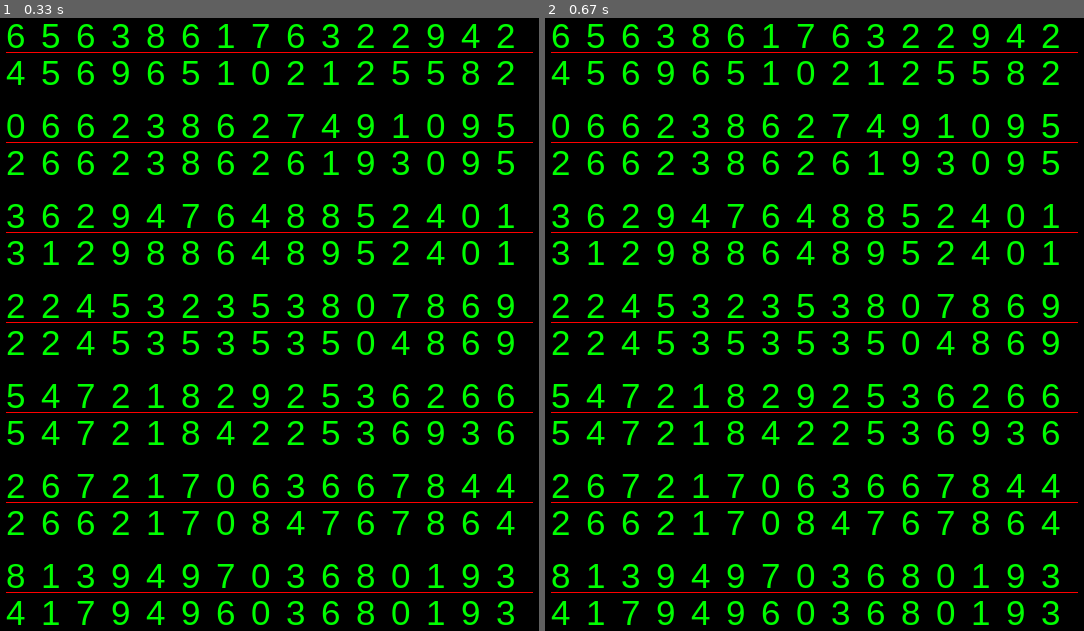
Above: before the commit, frames 1-2 (left to right).
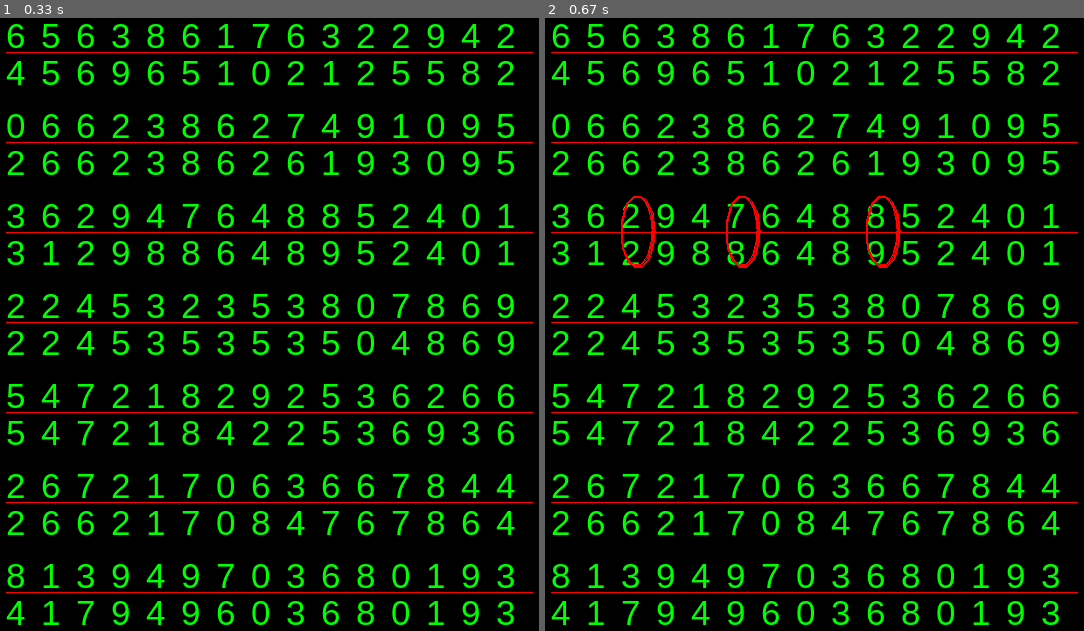
Above: after the commit, the same moments.

Repository: ytqlq/study_pygame
Game: pygame game, started from numpairs.py
Two runs of this game, one before a commit and one after it. Both use one fixed random seed, a clock stepped at 60 frames per second and the inputs below.
Inputs (mouse positions are in pixels of both pictures, inside the frame that each line leads up to):
- Up to frame 1 (0.33 s): no input
- Up to frame 2 (0.67 s): press the mouse at (884, 232) at 0.37 s; move the mouse to (755, 220) at 0.47 s; release the mouse at (625, 208) at 0.6 s

Frame 1 is identical in both runs. In frame 2, 0.4% of the frame differs, in the area x 14-67%, y 29-41%.

Commit message:
增加点击画椭圆功能

Diff:
--- a/numpairs.py
+++ b/numpairs.py
@@ -40,16 +40,20 @@
     topspace = (screen_h - block_h * row)//2
     block_w = fontsize
     leftspace = (screen_w - block_w * col)//2
+    l_flag = [] # 上下两块的合起来的块。存入list.
     for i in range(row):
+        l_flag.append([])
         pygame.draw.line(screen, linecolor, (leftspace, topspace + fontsize +fontspace//2+ i * block_h), (screen_w - leftspace, topspace + fontsize +fontspace//2 + i * block_h) )
         for j in range(col):
             upnum, downnum = getnumpair()
-            uprect = pygame.Rect((leftspace + j * block_w, topspace + i * block_h), (block_w, block_w))
+            uprect = pygame.Rect((leftspace + j * block_w, topspace + i * block_h), (block_w, fontsize))
             downrect = uprect.move(0, fontsize +fontspace)
+            flag_rect = uprect.union(downrect)
+            # print(flag_rect.topleft == uprect.topleft)
+            l_flag[i].append(flag_rect)
             screen.blit(upnum,uprect)
             screen.blit(downnum,downrect)
-
-
+            # print(l_flag)
     while True:
         for e in pygame.event.get():
             if e.type == pygame.QUIT:
@@ -57,8 +61,19 @@
             # if e.type == pygame.MOUSEBUTTONDOWN:
             #     m_pos = pygame.mouse.get_pos()
             #     if m_pos[0]
+        if pygame.mouse.get_pressed()[0]:
+            x,y = pygame.mouse.get_pos()
+            for item in l_flag:
+                for i in item:
+                    if i.collidepoint(x,y):
+                        # print('mousepressed.')
+                        # pygame.draw.ellipse(screen,'red',i)
+                        pygame.draw.arc(screen,'red',i,0,6.28,2)
+
+                        ...
 
         pygame.display.update()
+        # pygame.time.wait(1000)
         c.tick(60)
     # pygame.quit()
 
